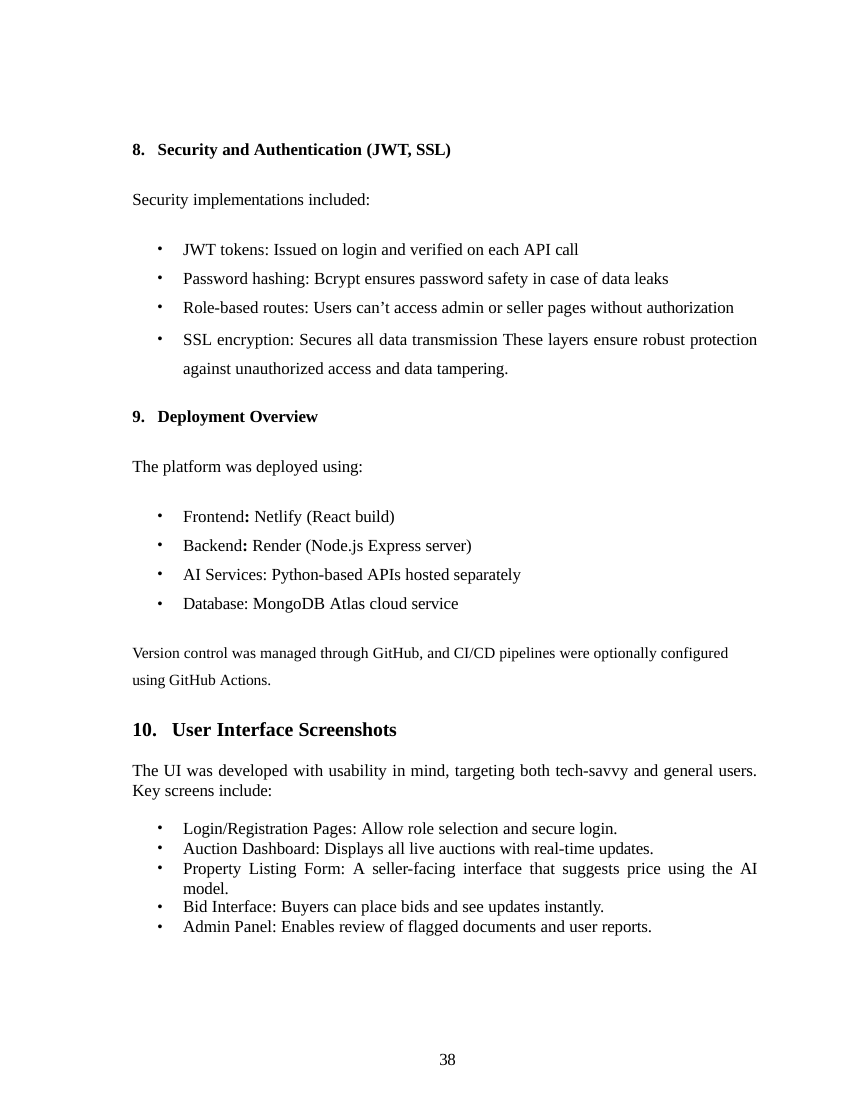
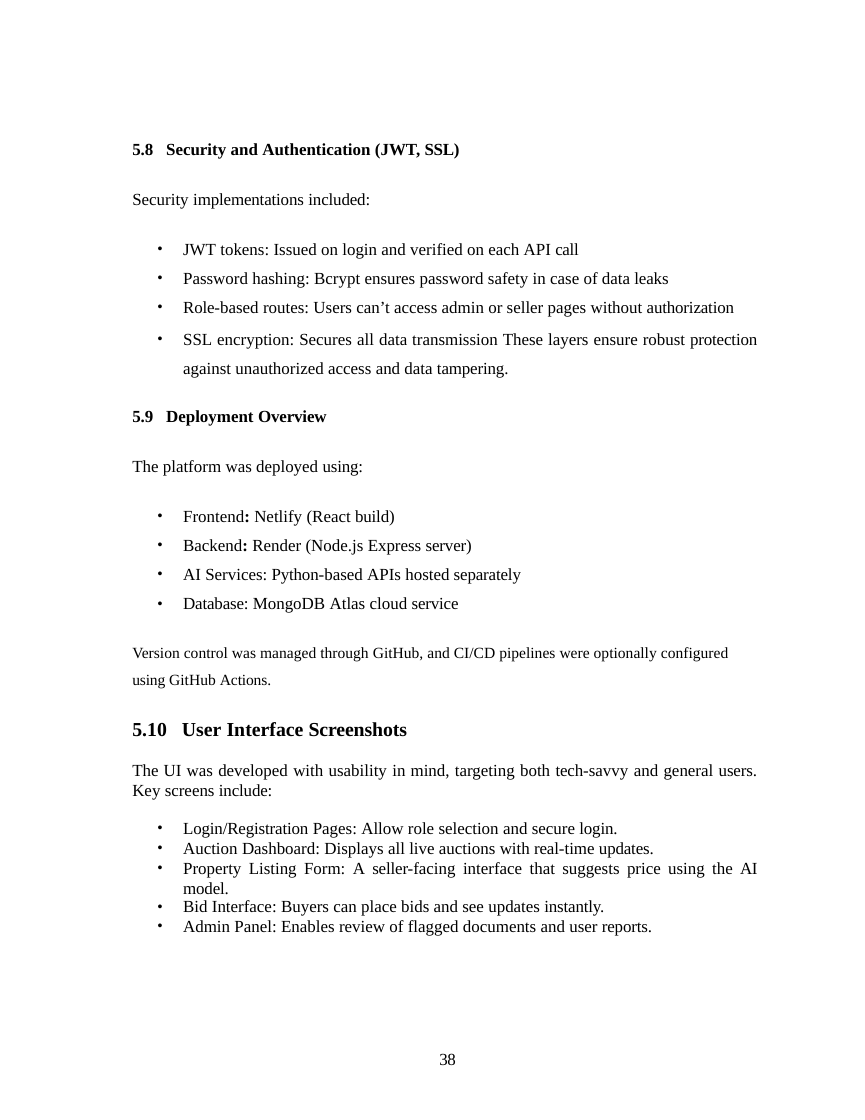
Before and after one commit to Hasnain-malikk/Auction-abode-frontend, a slide deck: slide 47 of Final Docu Auction.pptx. Drawn at 865x1120 pixels with LibreOffice and Linux fonts; fonts in the diff are those of the drawing. Boxes give left, top, right and bottom in pixels: in the first picture for what was removed or moved away, otherwise in the second. Text is boxed around its words. In the diff, an @@ line names an element or a change of style, - is before the commit and + after.

```diff
--- a/Final Docu Auction.pptx
+++ b/Final Docu Auction.pptx
@@ text at bbox=[132, 143, 460, 159]: text changed @@
-  8. Security and Authentication (JWT, SSL)
+  5.8 Security and Authentication (JWT, SSL)
@@ text at bbox=[132, 410, 326, 426]: text changed @@
-  9. Deployment Overview
+  5.9 Deployment Overview
@@ text at bbox=[132, 722, 407, 737]: text changed @@
-  10. User Interface Screenshots
+  5.10 User Interface Screenshots
```
Also in this commit, not shown: 47 other slides changed, 2 other files.
